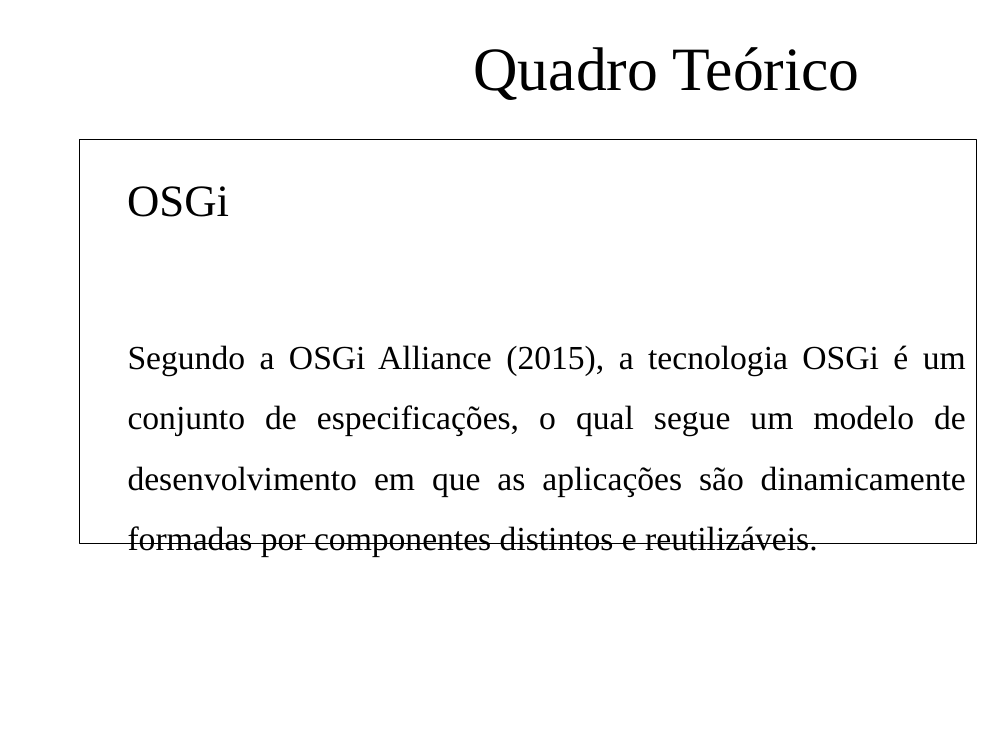
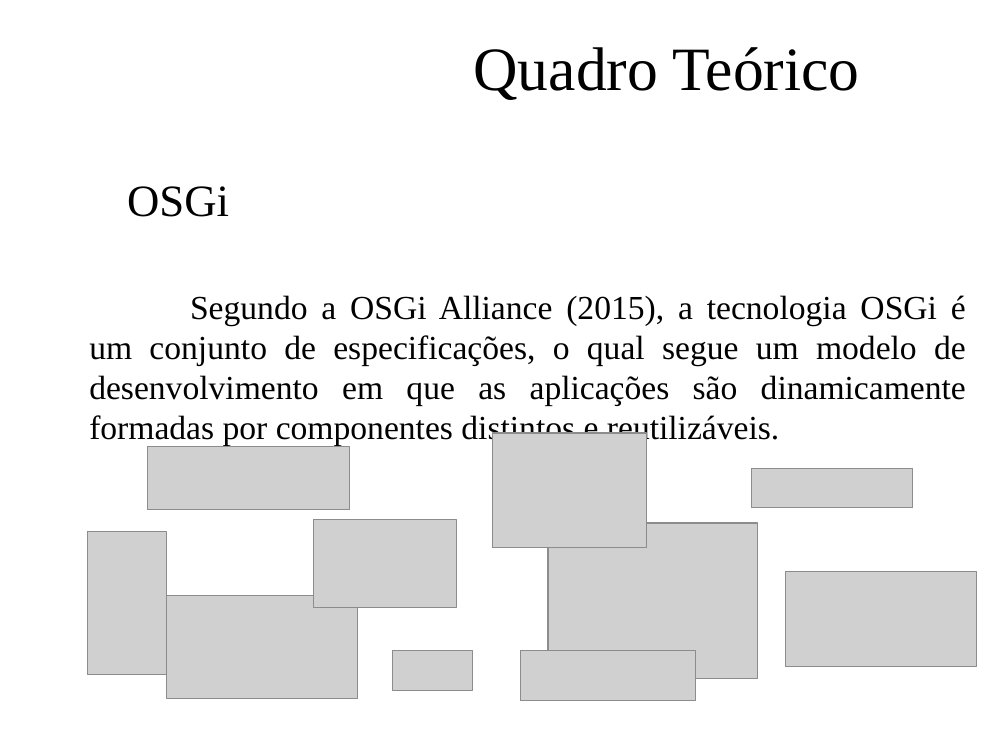
Before and after one commit to feliperodriguesprado/tcc_repository, a slide deck: slide 8 of documents/life_cycle/qualificacao/qualificacao_slides.odp. Drawn at 1008x756 pixels with LibreOffice and Linux fonts; fonts in the diff are those of the drawing; grey boxes stand for pictures; background and template pictures are left out. Boxes give left, top, right and bottom in pixels: in the first picture for what was removed or moved away, otherwise in the second. Text is boxed around its words. In the diff, an @@ line names an element or a change of style, - is before the commit and + after.

```diff
--- a/documents/life_cycle/qualificacao/qualificacao_slides.odp
+++ b/documents/life_cycle/qualificacao/qualificacao_slides.odp
@@ text "OSGi": place and size @@
-text "OSGi" at [80, 140, 977, 544]
+text "OSGi" at [89, 186, 966, 446]
@@ text "OSGi" at [89, 186, 966, 446]: outline #000000 0.74 pt to none @@
@@ text at [89, 295, 966, 446]: indent changed; line spacing 1.5 to 1 @@
@@ picture added at [147, 447, 349, 510] @@
@@ picture added at [492, 433, 647, 548] @@
@@ picture added at [751, 469, 912, 508] @@
@@ picture added at [88, 532, 166, 675] @@
@@ picture added at [313, 520, 457, 608] @@
@@ picture added at [548, 523, 758, 678] @@
@@ picture added at [166, 596, 357, 699] @@
@@ picture added at [786, 572, 977, 666] @@
@@ picture added at [393, 651, 473, 690] @@
@@ picture added at [520, 651, 696, 701] @@
```
Also in this commit, not shown: 11 other slides changed, 3 slides added, 2 slides removed.
